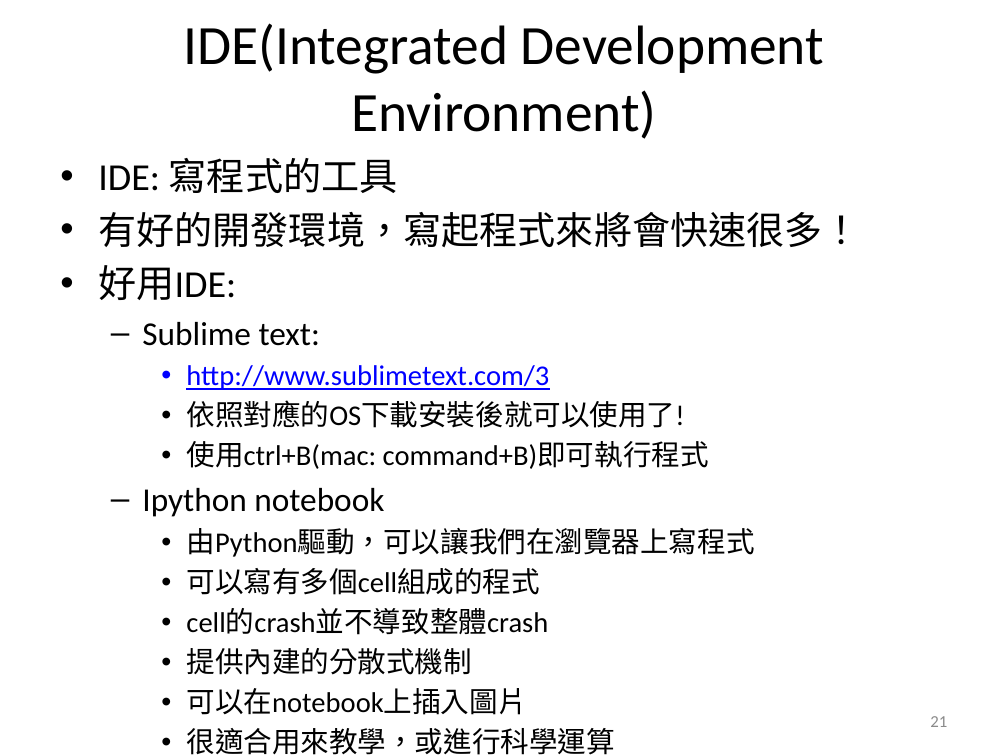
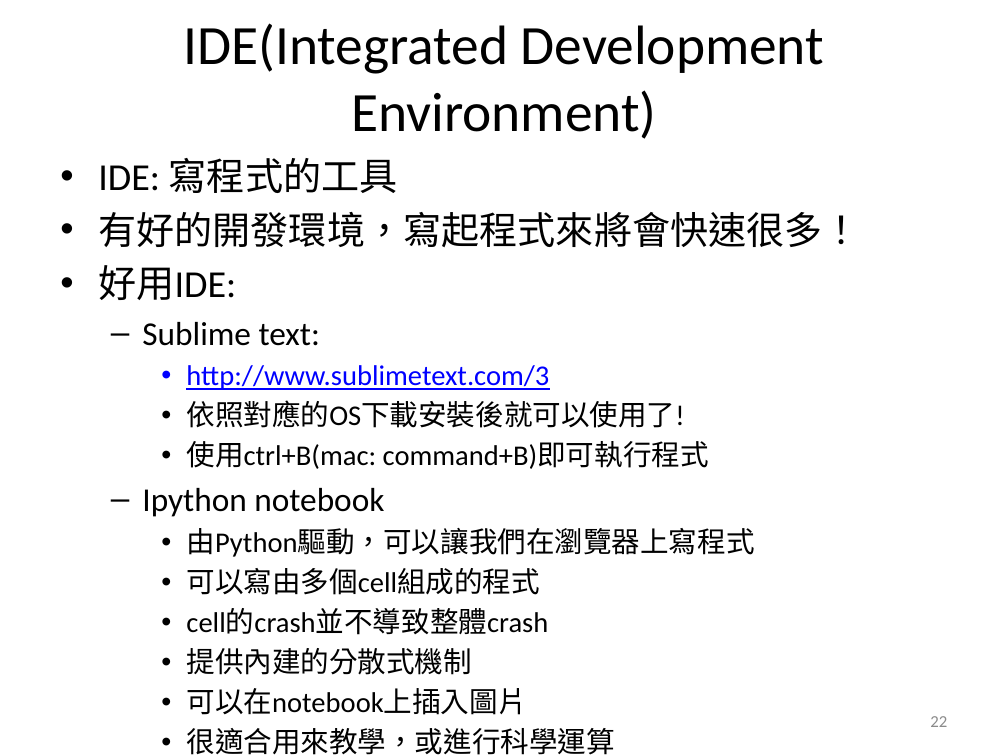
Before and after one commit to Jchou24/python_tutorial, a slide deck: slide 22 of lesson 0-Introduction/Introduction.pptx (slide 21 before the commit). Drawn at 1008x756 pixels with LibreOffice and Linux fonts; fonts in the diff are those of the drawing. Boxes give left, top, right and bottom in pixels: in the first picture for what was removed or moved away, otherwise in the second. Text is boxed around its words. In the diff, an @@ line names an element or a change of style, - is before the commit and + after.

```diff
--- a/lesson 0-Introduction/Introduction.pptx
+++ b/lesson 0-Introduction/Introduction.pptx
@@ text at (186,568,540,595): text changed @@
-    • 可以寫有多個cell組成的程式
+    • 可以寫由多個cell組成的程式
@@ page number at (930,716,947,727): text changed @@
-21
+22
```
Also in this commit, not shown: 1 other slide changed, 1 slide added, 1 other file.
